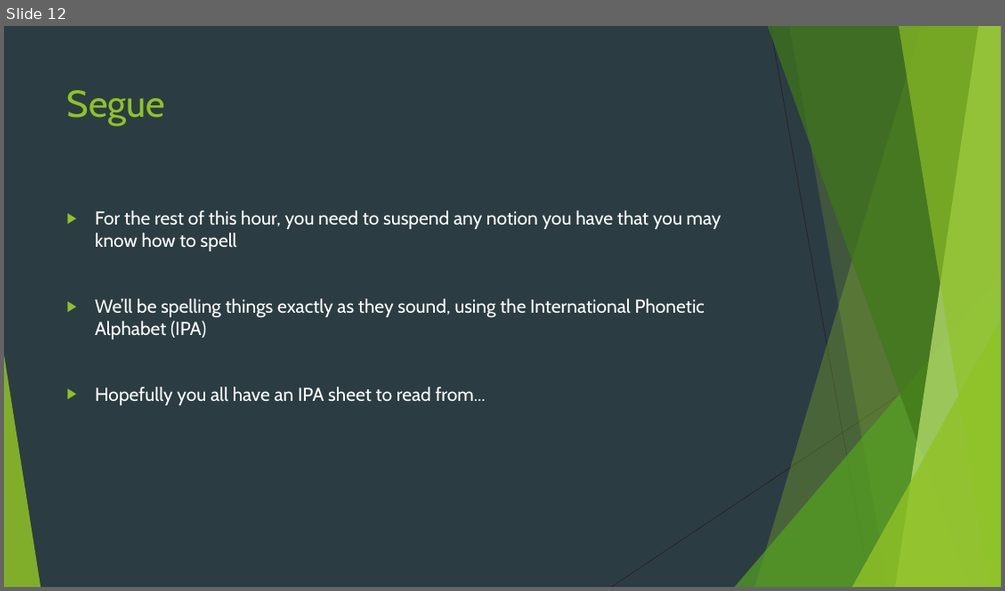
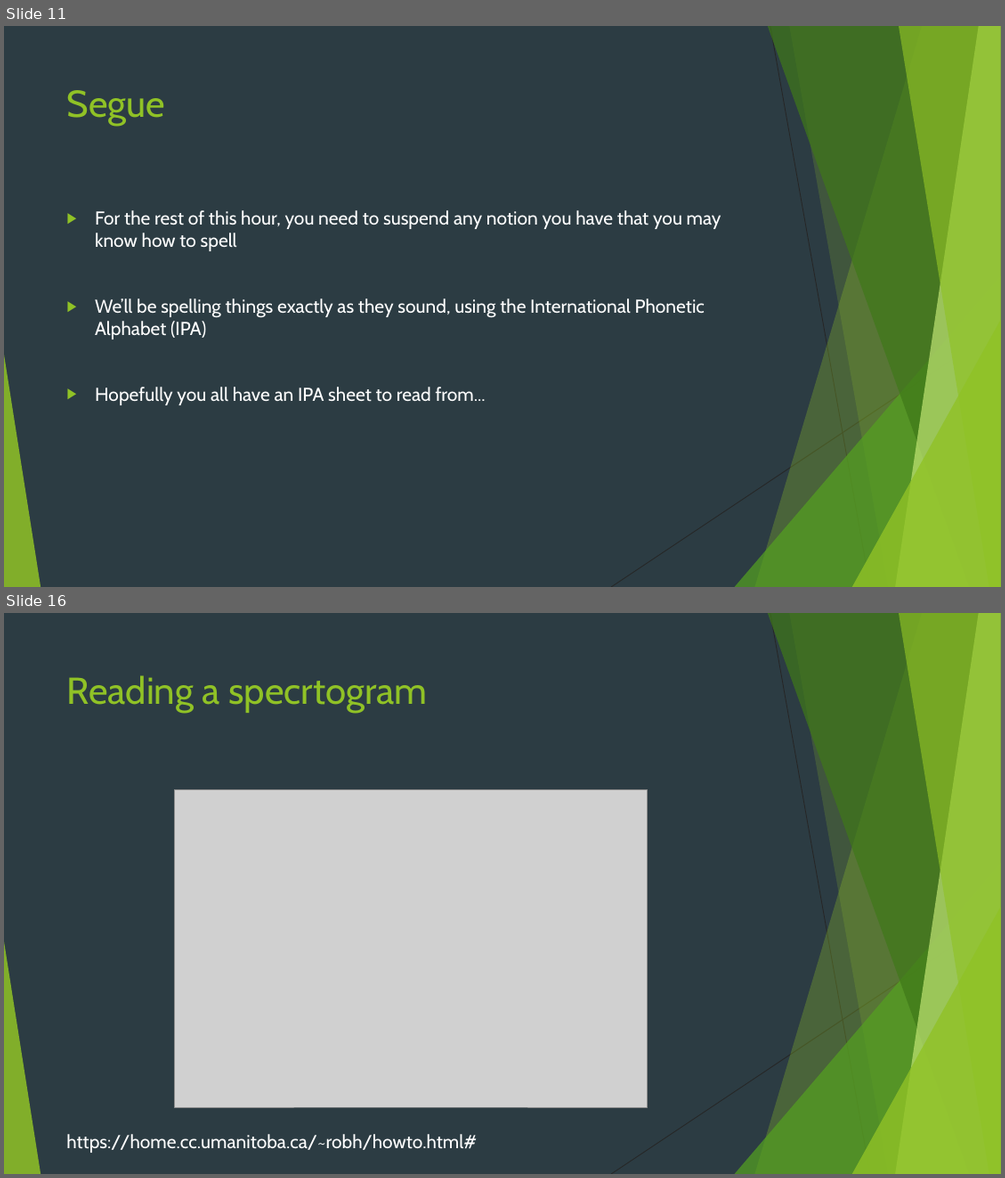
Before and after one commit to krownniuqjk/Lectures, a slide deck: Short Course in Linguistics Wk 1.pptx. Shown one above the other, each under a label of ours: slide 12 before the commit, slides 11 and 16 after it; the slides between them are not shown. The pictures are 1005x591 and 1005x1178 pixels, drawn with LibreOffice and Linux fonts; fonts in the diff are those of the drawing; grey boxes stand for pictures. Boxes give left, top, right and bottom in pixels: in the first picture for what was removed or moved away, otherwise in the second. Text is boxed around its words. In the diff, an @@ line names an element or a change of style, - is before the commit and + after.

```diff
--- a/Short Course in Linguistics Wk 1.pptx
+++ b/Short Course in Linguistics Wk 1.pptx
@@ slide 16 added at (4, 613, 1001, 1174), background #2C3C43; not listed: 10 template elements that a slide beside it also shows @@
@@ title added at (67, 675, 427, 713), 36 pt, text #90C226 @@
+Reading a specrtogram
@@ picture added at (175, 789, 647, 1107) @@
@@ text added at (66, 1134, 477, 1152), 18 pt, text #FFFFFF @@
+https://home.cc.umanitoba.ca/~robh/howto.html#
@@ what was slide 12 is now slide 11 @@
```
Also in this commit, not shown: 1 slide changed, 3 other slides added.
